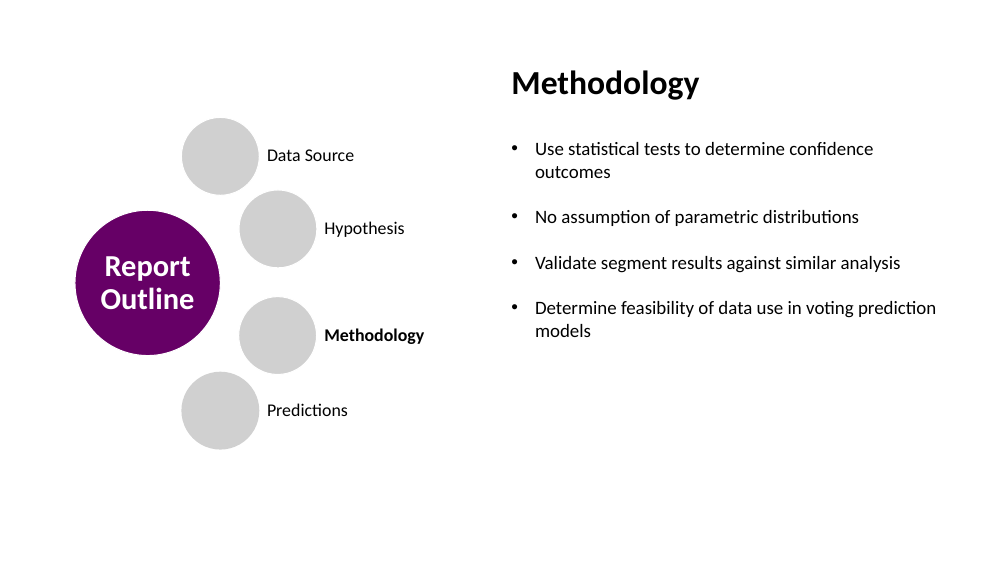
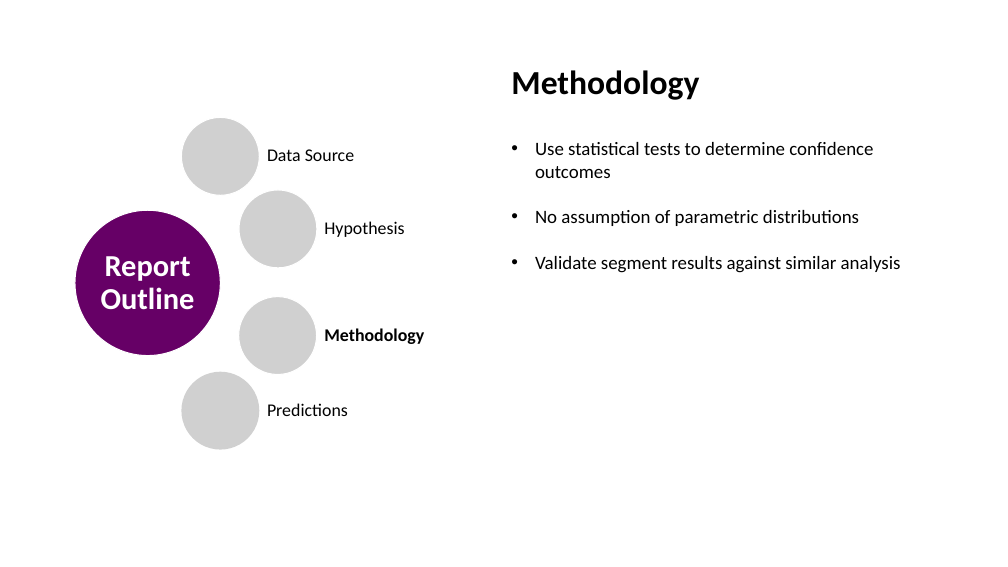
Before and after one commit to Malekyte/political-polarity, a slide deck: slide 5 of reports/Midterm Presentation.pptx. Drawn at 1008x567 pixels with LibreOffice and Linux fonts; fonts in the diff are those of the drawing; grey boxes stand for pictures. Boxes give left, top, right and bottom in pixels: in the first picture for what was removed or moved away, otherwise in the second. Text is boxed around its words. In the diff, an @@ line names an element or a change of style, - is before the commit and + after.

Commit message:
interim working for prediction model

```diff
--- a/reports/Midterm Presentation.pptx
+++ b/reports/Midterm Presentation.pptx
@@ text at (535, 301, 936, 337): paragraph removed @@
-• Determine feasibility of data use in voting prediction models
```
Also in this commit, not shown: 2 other slides changed, 4 other files.
